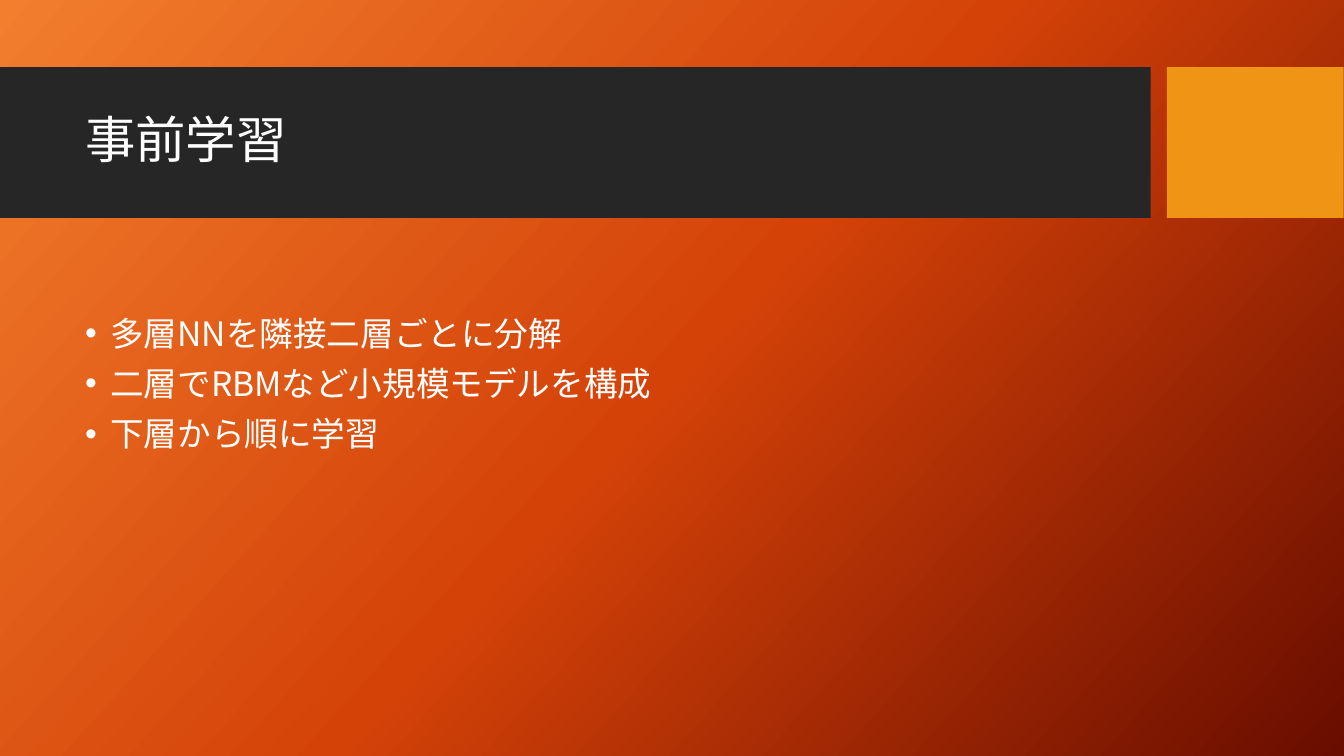
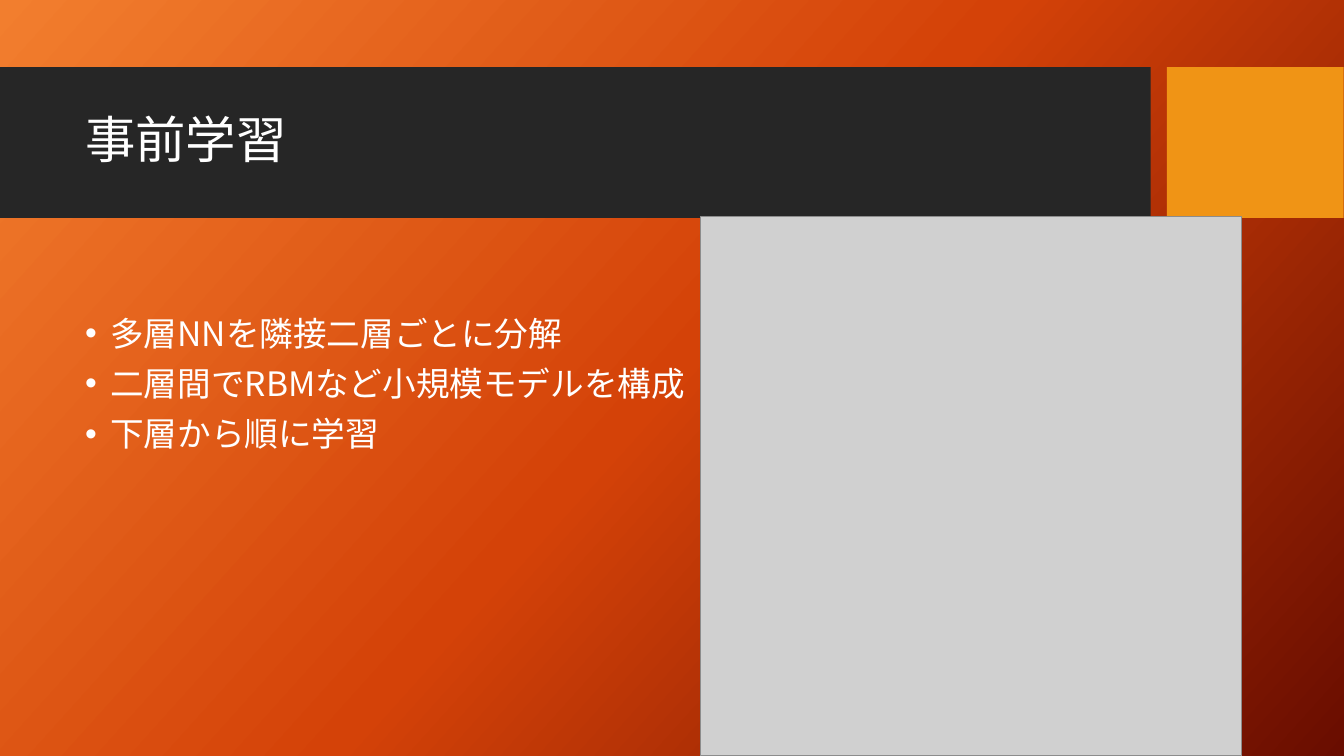
Before and after one commit to seigenji/deep_learning, a slide deck: slide 3 of deep_learning3.4.pptx. Drawn at 1344x756 pixels with LibreOffice and Linux fonts; fonts in the diff are those of the drawing; grey boxes stand for pictures; background and template pictures are left out. Boxes give left, top, right and bottom in pixels: in the first picture for what was removed or moved away, otherwise in the second. Text is boxed around its words. In the diff, an @@ line names an element or a change of style, - is before the commit and + after.

Commit message:
3.5.1教師なし学習まで

```diff
--- a/deep_learning3.4.pptx
+++ b/deep_learning3.4.pptx
@@ picture added at (701, 217, 1243, 756) @@
@@ text at (110, 367, 685, 399): text changed @@
-• 二層でRBMなど小規模モデルを構成
+• 二層間でRBMなど小規模モデルを構成
```
Also in this commit, not shown: 2 other slides changed, 2 slides added.
